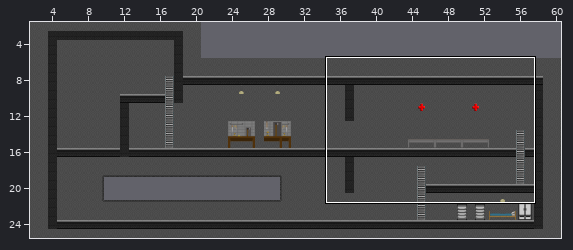
Two states of a Tiled map, resources/tilemap/zona_shelter.tmx. Above, an overview of the earlier version with the close-up marked.
Close-up. Before the edit:
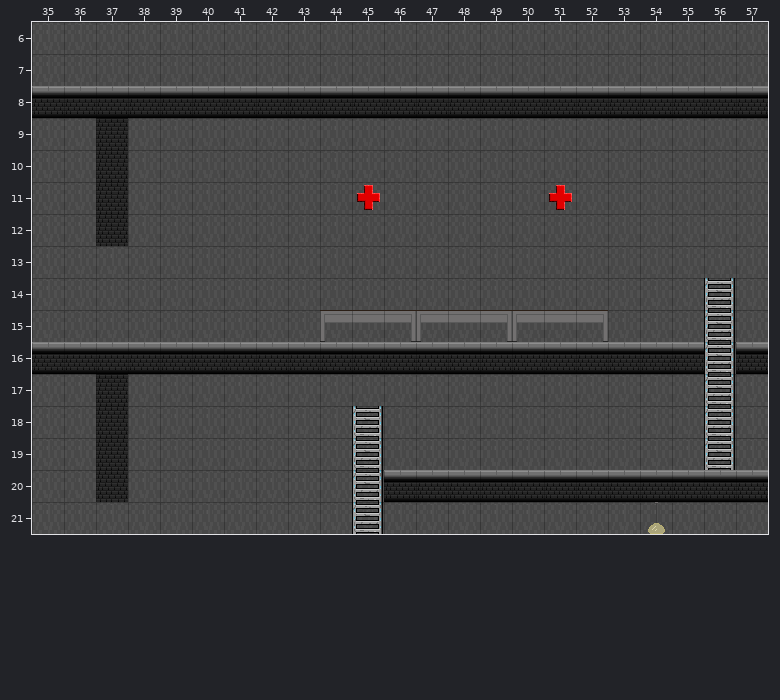
Cells are 32x32 px. Shown: x 35..57, y 6..21. The commit also changed other parts of the map, which this record leaves out. Tiles whose own drawing changed are shown in their newer look in all pictures.
The same view after the edit:
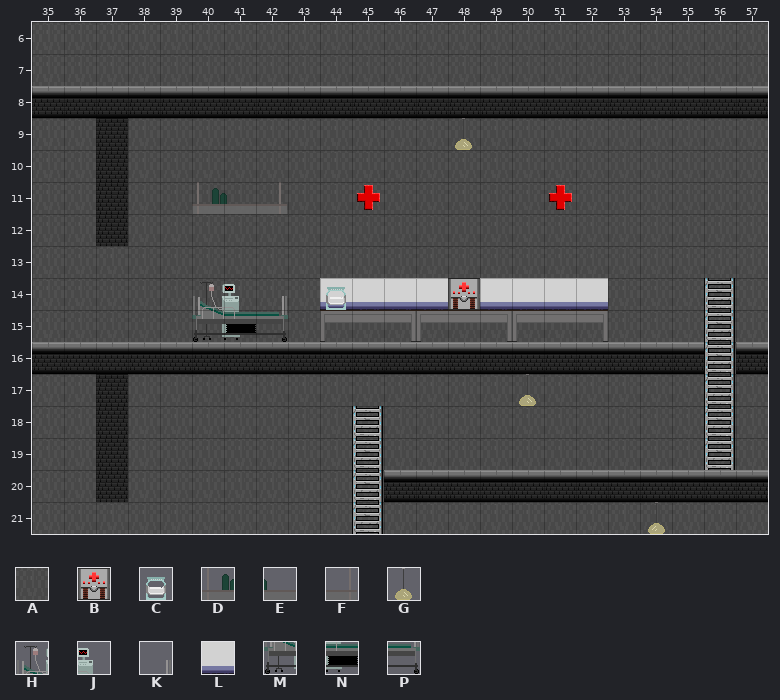
Key: from "template_tileset": A 33, B 85, C 86, D 100, E 101, F 102, G 157, H 187, J 188, K 189, L 199, M 202, N 203, P 204.
_ is an empty cell, # one hidden under a higher layer, . an unchanged one.
The exact change:
--- layer "Fondo"
@@ x 44..52 @@
-14 AAAAAAAAA
+14 LLLL#LLLL
--- layer "Elements"
@@ x 48..48 @@
- 9 _
+ 9 G
@@ x 40..42 @@
-11 ___
+11 DEF
@@ x 40..48 @@
-14 ___._..._
-15 ___......
+14 HJK.C...B
+15 MNP......
@@ x 50..50 @@
-17 _
+17 G
Pixel boxes of the changes (left, top, right, bottom) in both close-ups:
added: (455, 118, 472, 150)
added: (192, 182, 287, 214)
added: (192, 282, 288, 342)
changed: (320, 278, 608, 310)
added: (519, 374, 536, 406)
